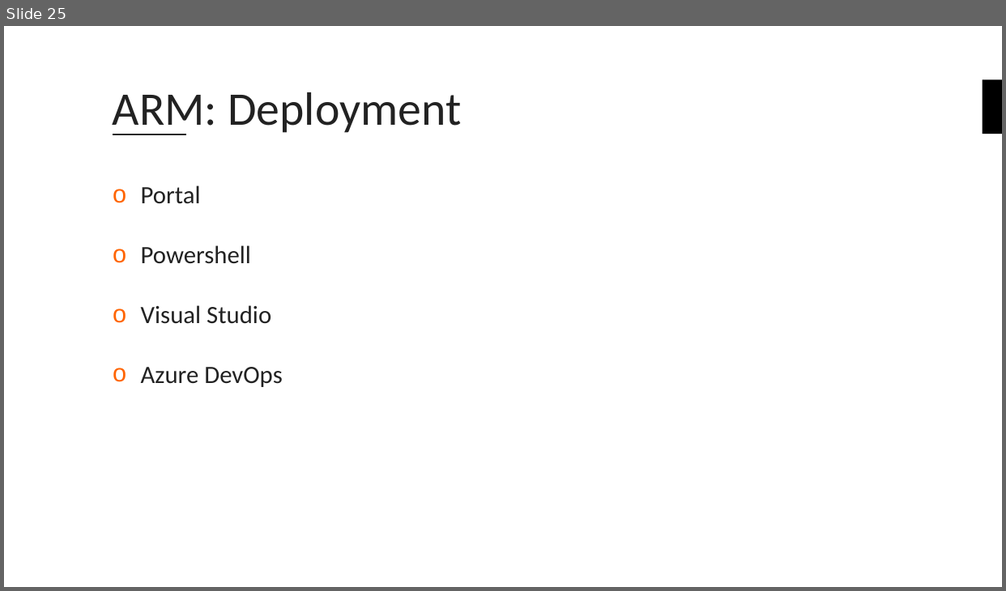
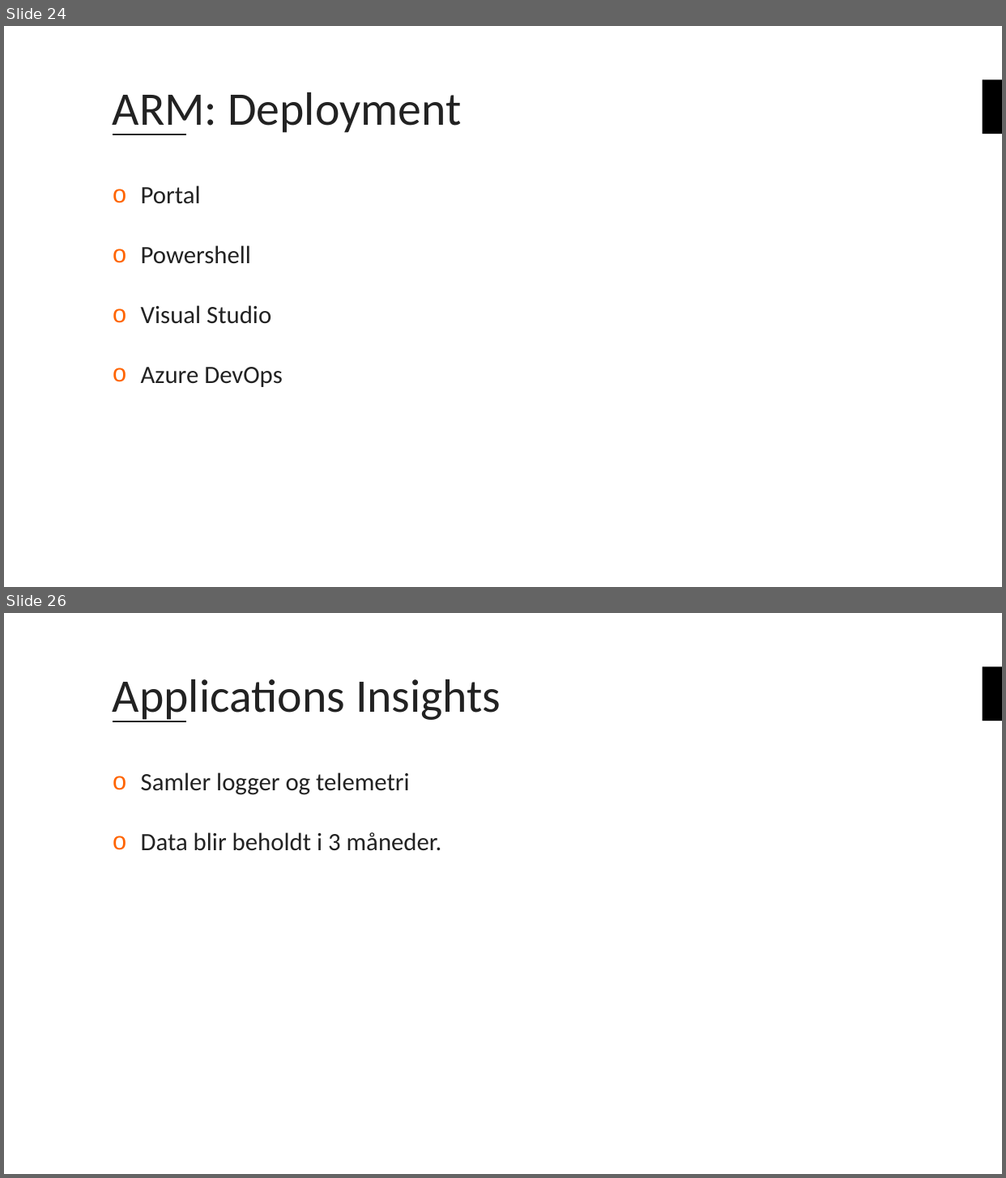
Before and after one commit to bouvet/azure-workshops, a slide deck: Workshop_2/Presentasjon/Azureskolen-Workshop#2.pptx. Shown one above the other, each under a label of ours: slide 25 before the commit, slides 24 and 26 after it; the slides between them are not shown. The pictures are 1006x591 and 1006x1178 pixels, drawn with LibreOffice and Linux fonts; fonts in the diff are those of the drawing; background and template pictures are left out. Boxes give left, top, right and bottom in pixels: in the first picture for what was removed or moved away, otherwise in the second. Text is boxed around its words. In the diff, an @@ line names an element or a change of style, - is before the commit and + after.

```diff
--- a/Workshop_2/Presentasjon/Azureskolen-Workshop#2.pptx
+++ b/Workshop_2/Presentasjon/Azureskolen-Workshop#2.pptx
@@ slide 26 added at (4, 613, 1002, 1174), background #FFFFFF; not listed: 2 template elements that a slide beside it also shows @@
@@ title added at (113, 679, 501, 722), 45 pt, text #222222 @@
+Applications Insights
@@ text added at (141, 773, 442, 851), 24 pt, text #222222 @@
+o Samler logger og telemetri
+o Data blir beholdt i 3 måneder.
@@ what was slide 25 is now slide 24 @@
```
Also in this commit, not shown: 2 slides changed, 2 other slides added, 2 slides removed, 1 other file.
